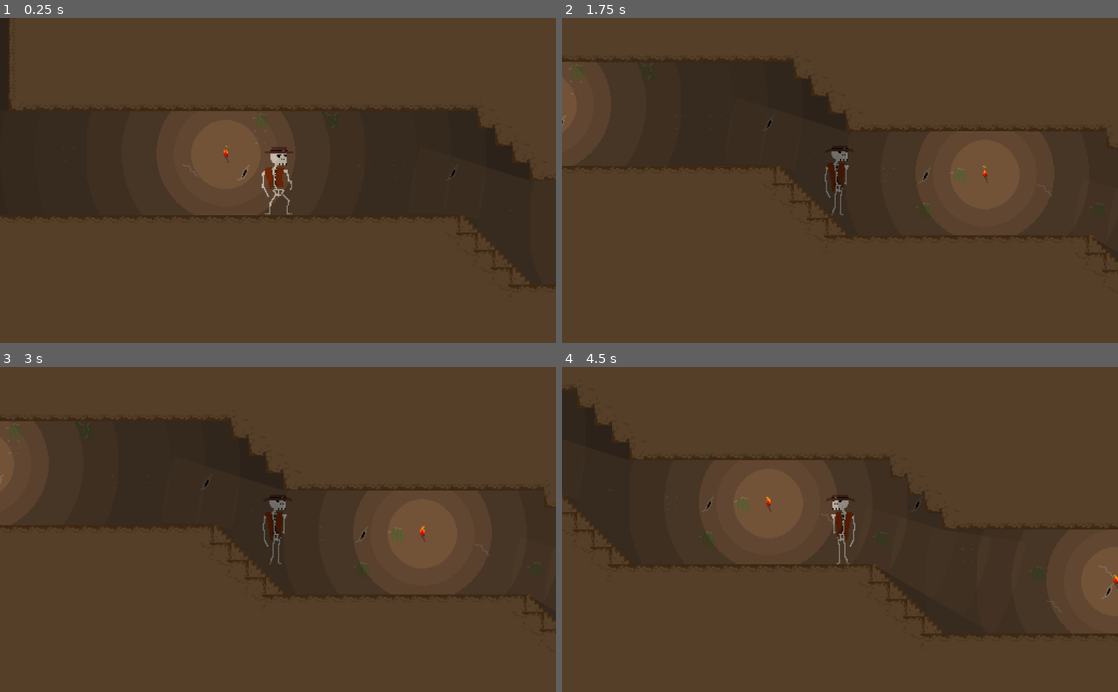
Above: before the commit, frames 1-4 (two rows, left to right).
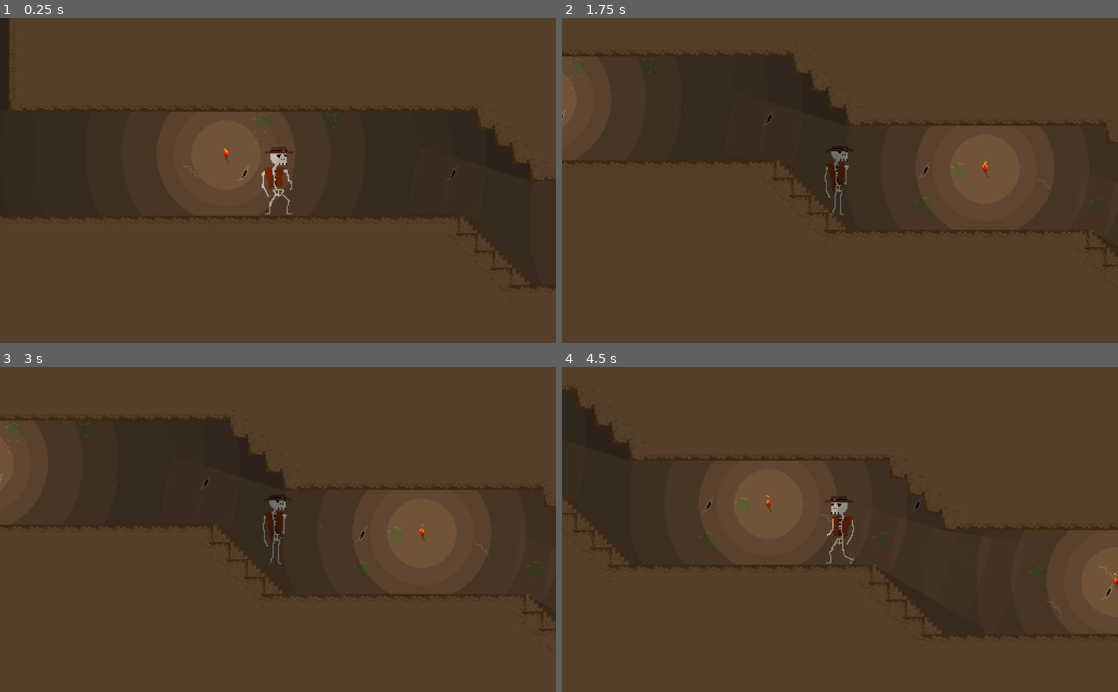
Above: after the commit, the same moments.

Repository: isterkvarn/MinnesotaBones
Game: Godot game, scene res://main.tscn
The game is run twice, just before and just after one commit, with the same random seed, the same clock (stepped at 60 frames per second) and the same inputs.
Inputs:
- Up to frame 1 (0.25 s): no input
- Up to frame 2 (1.75 s): tap Enter at 0.5 s; hold D (move_right) from 0.53 s (still down); tap W (jump) at 0.77, 1.52 s
- Up to frame 3 (3 s): release D (move_right) at 2.03 s; hold A (move_left) 2.03-2.78 s; hold D (move_right) from 2.78 s (still down)
- Up to frame 4 (4.5 s): tap W (jump) at 3.02, 3.77 s; release D (move_right) at 4.28 s; hold A (move_left) from 4.28 s (still down)

The runs differ from the first frame. In frame 1, less than 0.1% of the frame differs, in the area x 30-95%, y 28-82%; in frame 2, 1.0%, in the area x 0-100%, y 11-76%; in frame 3, 0.1%; in frame 4, 0.5%.

Commit message:
fixed jittering and added more shadows

Diff:
--- a/Box.tscn
+++ b/Box.tscn
@@ -1,10 +1,13 @@
-[gd_scene load_steps=4 format=2]
+[gd_scene load_steps=5 format=2]
 
 [ext_resource path="res://assets/Box.png" type="Texture" id=1]
 [ext_resource path="res://Box.gd" type="Script" id=2]
 
 [sub_resource type="RectangleShape2D" id=1]
 extents = Vector2( 16, 16 )
+
+[sub_resource type="OccluderPolygon2D" id=2]
+polygon = PoolVector2Array( 14, -14, 14, 14, -14, 14, -14, -14 )
 
 [node name="Box" type="RigidBody2D" groups=["bodies"]]
 script = ExtResource( 2 )
@@ -14,3 +17,6 @@
 
 [node name="Box" type="Sprite" parent="."]
 texture = ExtResource( 1 )
+
+[node name="LightOccluder2D" type="LightOccluder2D" parent="."]
+occluder = SubResource( 2 )
--- a/FallingBlock.tscn
+++ b/FallingBlock.tscn
@@ -9,6 +9,9 @@
 
 [sub_resource type="RectangleShape2D" id=2]
 extents = Vector2( 16, 1 )
+
+[sub_resource type="OccluderPolygon2D" id=3]
+polygon = PoolVector2Array( 15, -7, -15, -7, -15, -4, 15, -4 )
 
 [node name="FallingBlock" type="StaticBody2D"]
 script = ExtResource( 2 )
@@ -26,3 +29,6 @@
 [node name="CollisionShape2D" type="CollisionShape2D" parent="DetectionArea"]
 position = Vector2( 0, -9 )
 shape = SubResource( 2 )
+
+[node name="LightOccluder2D" type="LightOccluder2D" parent="."]
+occluder = SubResource( 3 )
--- a/player.gd
+++ b/player.gd
@@ -10,7 +10,7 @@
 
 # Called when the node enters the scene tree for the first time.
 func _ready():
-	pass # Replace with function body.
+	set_safe_margin(0.4)
 
 
 # Called every frame. 'delta' is the elapsed time since the previous frame.
--- a/player.tscn
+++ b/player.tscn
@@ -26,15 +26,15 @@
 "name": "idel",
 "speed": 5.0
 }, {
+"frames": [ ExtResource( 3 ) ],
+"loop": true,
+"name": "squat",
+"speed": 5.0
+}, {
 "frames": [ ExtResource( 5 ), ExtResource( 2 ), ExtResource( 1 ), ExtResource( 4 ) ],
 "loop": false,
 "name": "jump",
 "speed": 8.0
-}, {
-"frames": [ ExtResource( 3 ) ],
-"loop": true,
-"name": "squat",
-"speed": 5.0
 }, {
 "frames": [ ExtResource( 6 ), ExtResource( 10 ), ExtResource( 11 ), ExtResource( 12 ), ExtResource( 7 ), ExtResource( 13 ), ExtResource( 8 ) ],
 "loop": true,
@@ -43,6 +43,7 @@
 } ]
 
 [node name="Node2D" type="KinematicBody2D" groups=["player"]]
+z_index = 1
 script = ExtResource( 14 )
 
 [node name="Camera2D" type="Camera2D" parent="."]
--- a/torch.tscn
+++ b/torch.tscn
@@ -22,7 +22,7 @@
 
 [node name="AnimatedSprite" type="AnimatedSprite" parent="."]
 frames = SubResource( 1 )
-frame = 1
+frame = 3
 playing = true
 
 [node name="Light2D" type="Light2D" parent="."]
Not shown: 1 places in FallingBlock.tscn that only renumber resources
Binary file changed: assets/demon_wall/demon_wall.aseprite
Not shown, added: export_presets.cfg
